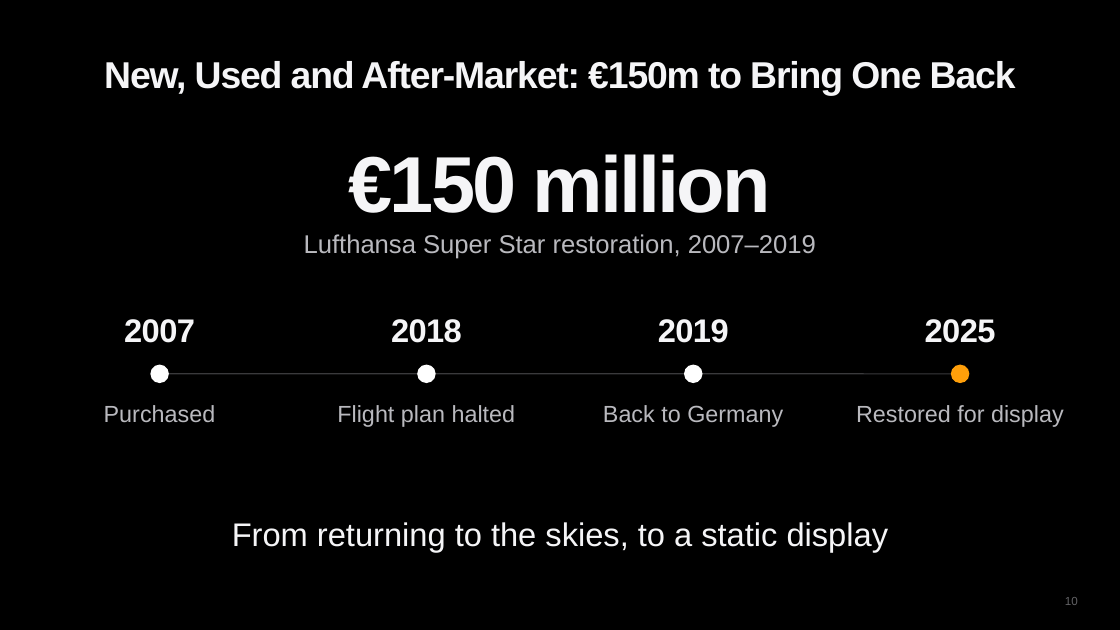
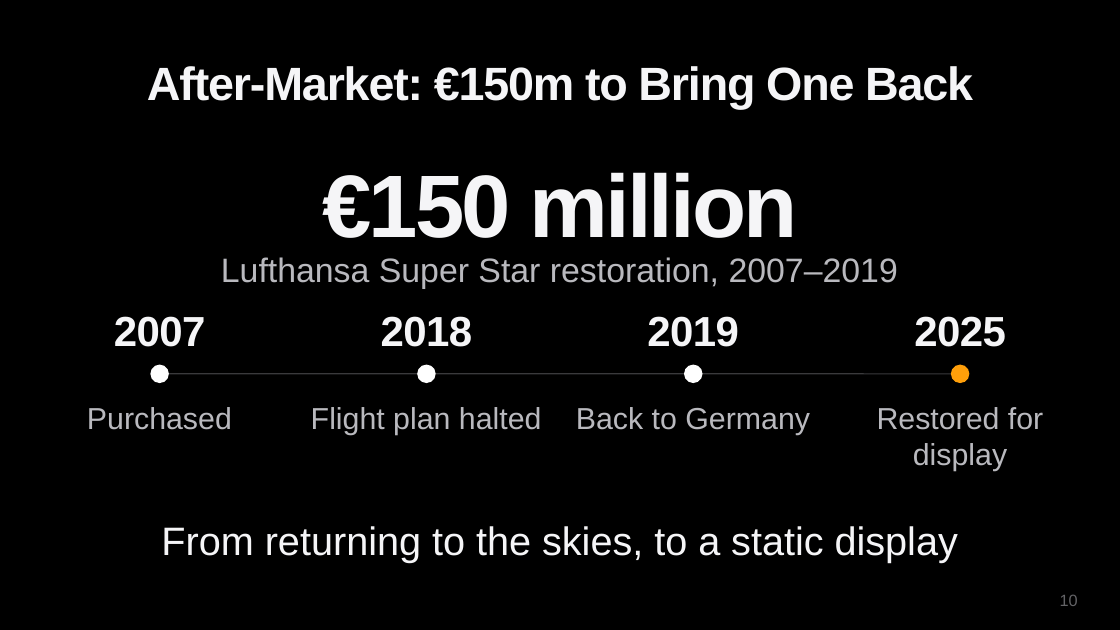
Before and after one commit to diuneilomochaufahai/claude, a slide deck: slide 10 of Constellation_Visual_Pitch_EN.pptx. Drawn at 1120x630 pixels with LibreOffice and Linux fonts; fonts in the diff are those of the drawing. Boxes give left, top, right and bottom in pixels: in the first picture for what was removed or moved away, otherwise in the second. Text is boxed around its words. In the diff, an @@ line names an element or a change of style, - is before the commit and + after.

```diff
--- a/Constellation_Visual_Pitch_EN.pptx
+++ b/Constellation_Visual_Pitch_EN.pptx
@@ title at (x1=147, y1=66, x2=973, y2=109): text changed; size 32 to 40 pt @@
-New, Used and After-Market: €150m to Bring One Back
+After-Market: €150m to Bring One Back
@@ text "€150 million" moved from (x1=349, y1=154, x2=771, y2=213) to (x1=322, y1=172, x2=798, y2=238) @@
@@ text "€150 million" at (x1=322, y1=172, x2=798, y2=238): size 68 to 76 pt @@
@@ text "Lufthansa Super Star restoration, 2007–2019" moved from (x1=304, y1=234, x2=816, y2=259) to (x1=221, y1=257, x2=898, y2=289) @@
@@ text "Lufthansa Super Star restoration, 2007–2019" at (x1=221, y1=257, x2=898, y2=289): size 22 to 29 pt @@
@@ size 28 to 36 pt in 4 elements at (x1=114, y1=316, x2=206, y2=347), (x1=381, y1=316, x2=473, y2=347), (x1=647, y1=316, x2=739, y2=347), (x1=914, y1=316, x2=1006, y2=347) @@
@@ size 20 to 26 pt in 4 elements at (x1=87, y1=407, x2=232, y2=430), (x1=311, y1=407, x2=542, y2=435), (x1=576, y1=407, x2=810, y2=435), (x1=877, y1=407, x2=1043, y2=471) @@
@@ text "From returning to the skies, ..." moved from (x1=232, y1=522, x2=889, y2=552) to (x1=161, y1=526, x2=958, y2=563) @@
@@ text "From returning to the skies, ..." at (x1=161, y1=526, x2=958, y2=563): size 28 to 34 pt; more space between paragraphs @@
@@ page number at (x1=1060, y1=595, x2=1078, y2=606): size 10 to 14 pt @@
```
Also in this commit, not shown: 27 other slides changed, 1 slide removed, 2 other files.
